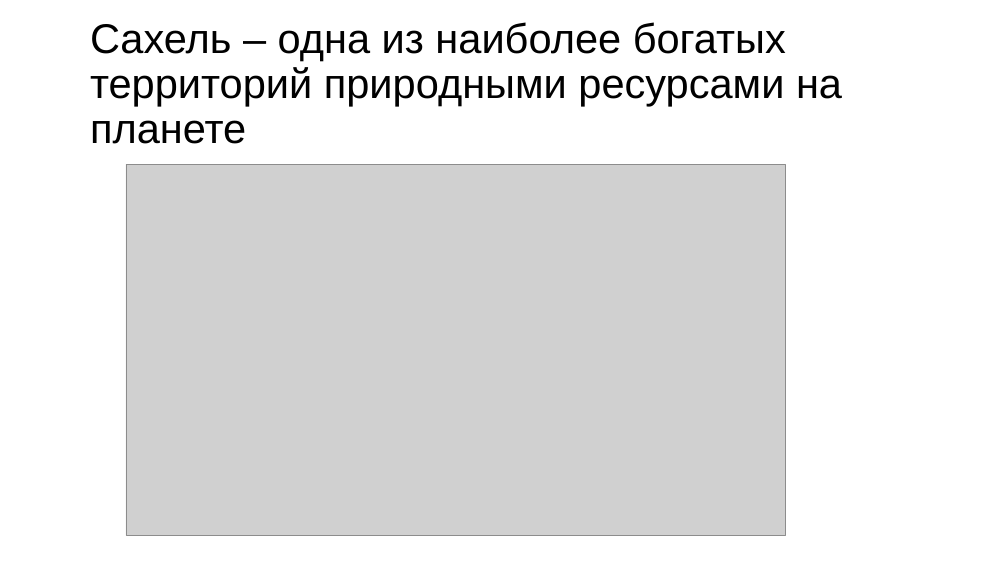
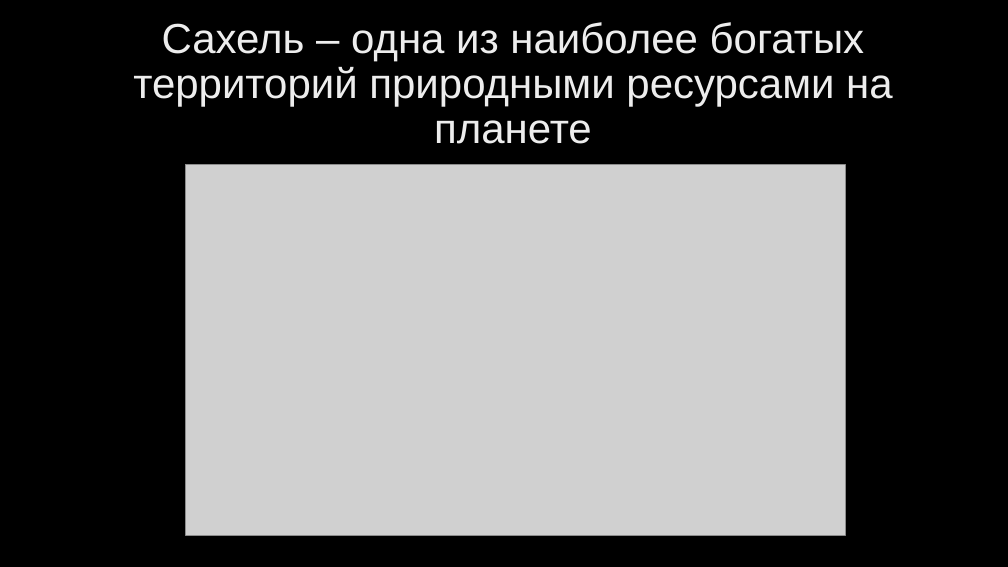
Before and after one commit to belov-anatoly/afrique, a slide deck: slide 14 of Африка_презентация.pptx. Drawn at 1008x567 pixels with LibreOffice and Linux fonts; fonts in the diff are those of the drawing; grey boxes stand for pictures; background and template pictures are left out. Boxes give left, top, right and bottom in pixels: in the first picture for what was removed or moved away, otherwise in the second. Text is boxed around its words. In the diff, an @@ line names an element or a change of style, - is before the commit and + after.

```diff
--- a/Африка_презентация.pptx
+++ b/Африка_презентация.pptx
@@ background #FFFFFF to picture (left out) @@
@@ title "Сахель – одна из наиболее ..." at [133,22,892,144]: size 39.6 to 40 pt, text colour #000000 to gradient #BFBFBF to #EDEDED to #FFFFFF; alignment left to centre @@
@@ picture: place and size @@
-picture at [126,164,786,535]
+picture at [186,164,845,535]
```
Also in this commit, not shown: 17 other slides changed, 1 slide added.
